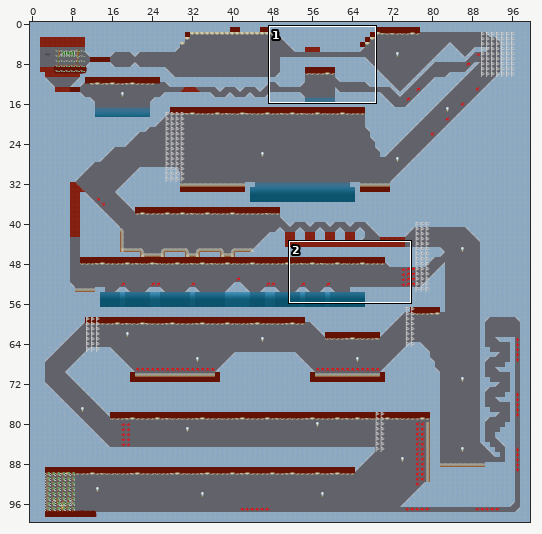
Two versions of a level (Tiled map, data/assets/Maps/Ice_Race.tmx). The first picture is a wide view before the edit; the outline marks the close-up.
Close-up. Before:
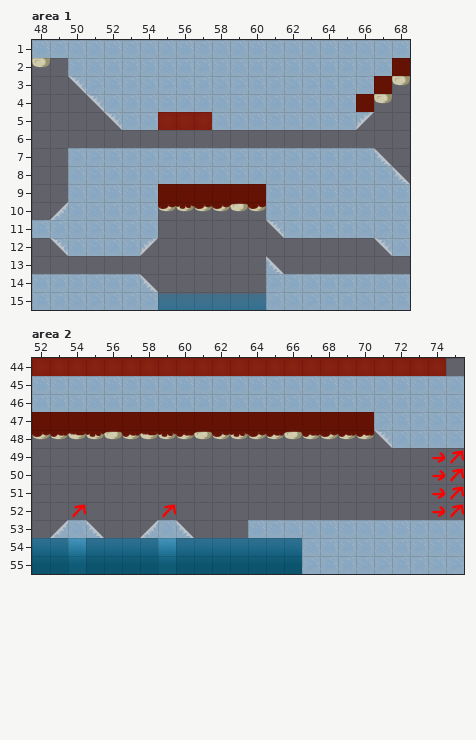
Cells are 64x64 px. Shown: area 1 x 48..68, y 1..15; area 2 x 52..75, y 44..55. The commit also changed other parts of the map, which this record leaves out.
The result:
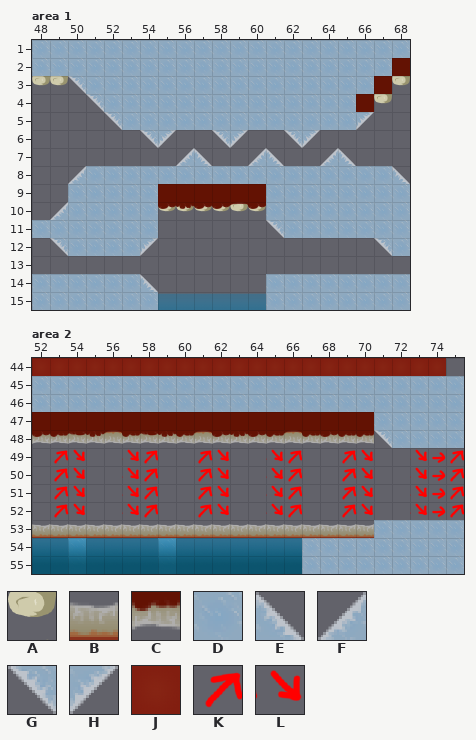
Key: from "BoneEnds": A 4 "Edge"; from "Bouncy": B 0 "NonEdibleEdge", C 2; from "Ice": D 0 "Block"; from "IceSlopes": E 0 "Slope", F 4, G 8, H 12; from "MeatEdible": J 0 "Block"; from "Zoomzoom": K 4 "Zoomzoom", L 5 "Zoomzoom".
_ is an empty cell.
Tiles replaced or removed in this view: A, D, E, F, J, K.
See-through tiles are keyed as they look on the map.
Change:
Changed rows in their new state; . is an unchanged cell.
Layer "Level", area 1:
first column x 48:
 2 DD..................
 3 AA..................
 5 .......DDD..........
 6 ......GH..GH..GH....
 7 ..______FE__FE__FE__
 8 ..F.................
first column x 61:
13 _
Layer "Level", area 2:
first column x 52:
48 CCCCCCCCCCCCCCCCCCC...
49 .KL..LK..KL..LK..KL..L
50 .KL..LK..KL..LK..KL..L
51 .KL..LK..KL..LK..KL..L
52 .KL..LK_.KL..LK..KL..L
53 BBBBBBBBBBBBBBBBBBB...
Changed places in both close-ups, as pixel boxes (x1, y1, x2, y2):
changed: (32, 58, 68, 86)
changed: (68, 112, 392, 184)
removed: (266, 256, 284, 274)
changed: (32, 431, 374, 538)
added: (410, 449, 427, 516)
